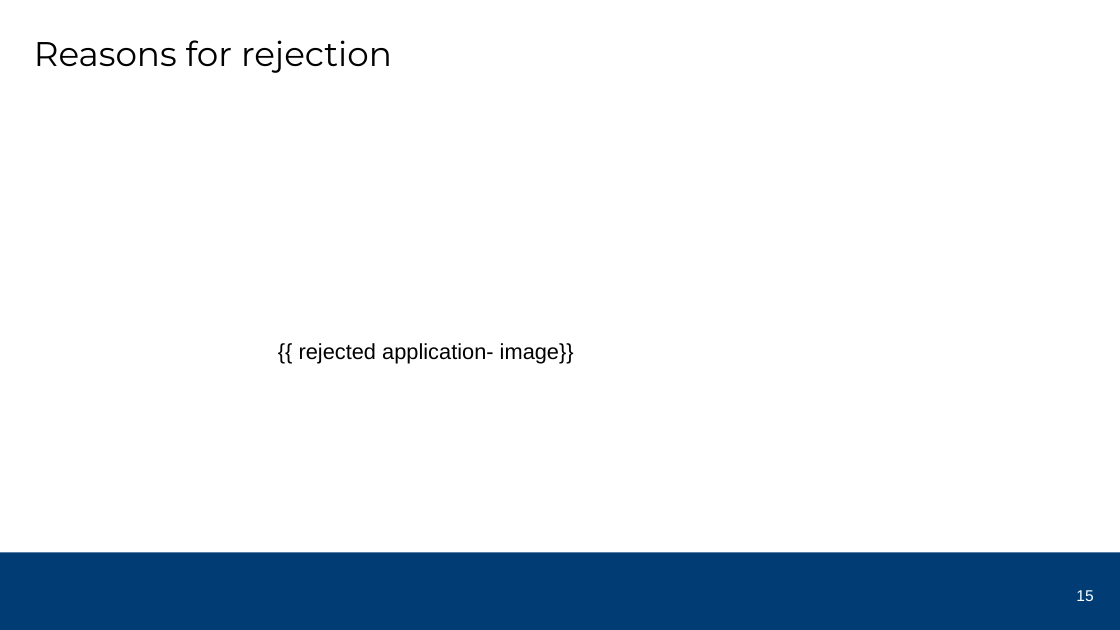
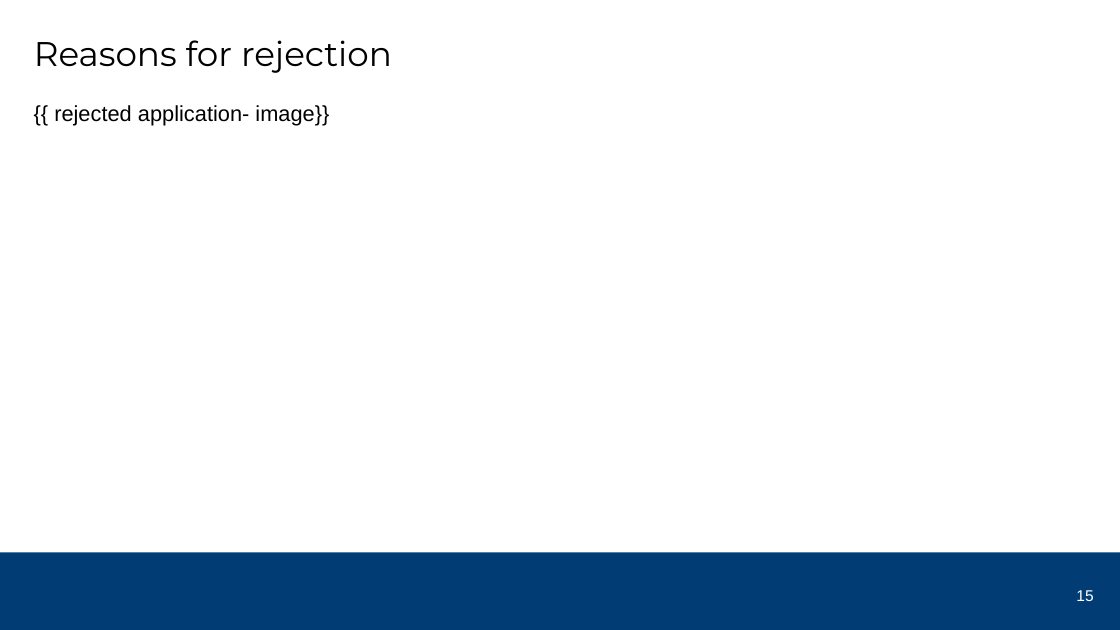
Before and after one commit to DineshBalaS/docGenApp, a slide deck: slide 15 of templates_src/newPpt.pptx. Drawn at 1120x630 pixels with LibreOffice and Linux fonts; fonts in the diff are those of the drawing; background and template pictures are left out. Boxes give left, top, right and bottom in pixels: in the first picture for what was removed or moved away, otherwise in the second. Text is boxed around its words. In the diff, an @@ line names an element or a change of style, - is before the commit and + after.

```diff
--- a/templates_src/newPpt.pptx
+++ b/templates_src/newPpt.pptx
@@ text "{{ rejected application- image}}": place and size @@
-text "{{ rejected application- image}}" at <box>299,343,574,364</box>
+text "{{ rejected application- image}}" at <box>54,105,329,126</box>
```
Also in this commit, not shown: 8 other slides changed, 44 other files.
